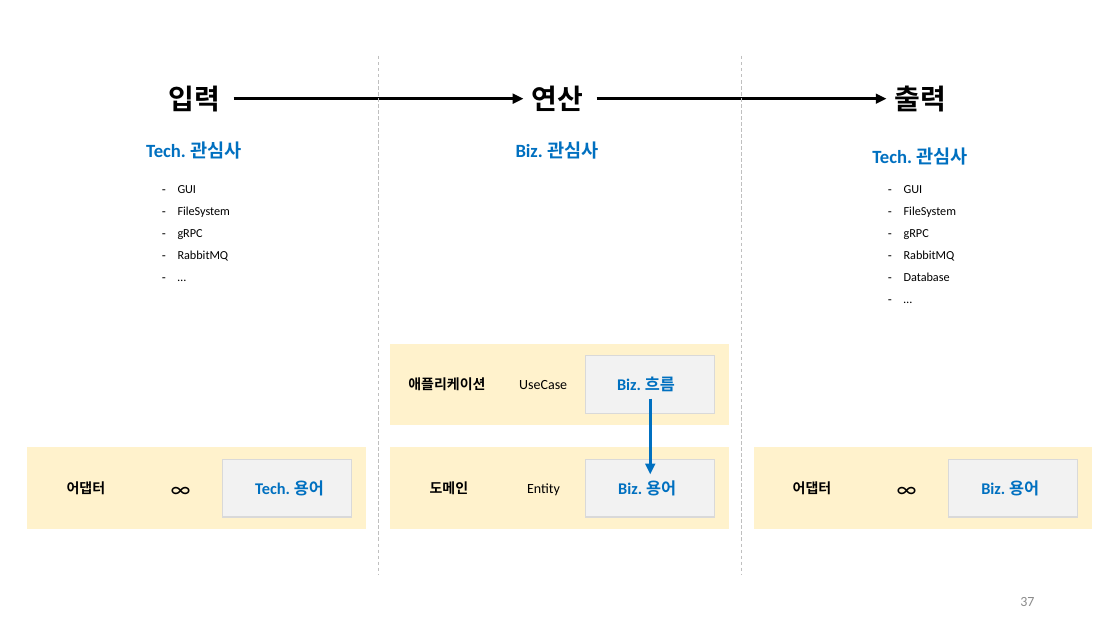
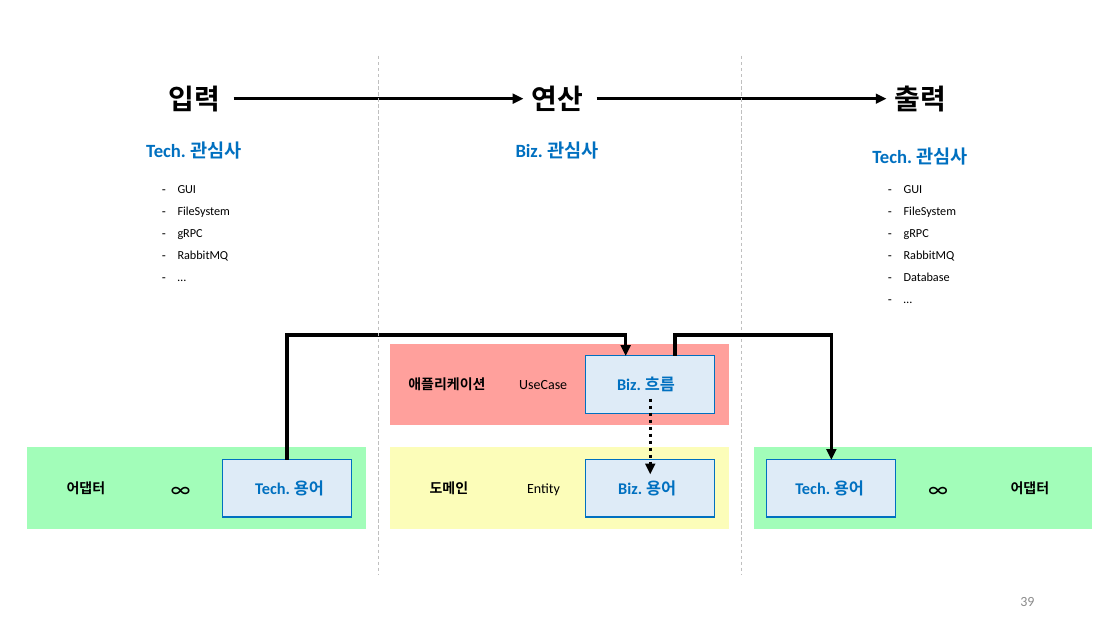
Before and after one commit to hhko/ArchDdd, a slide deck: slide 39 of README.pptx (slide 37 before the commit). Drawn at 1120x630 pixels with LibreOffice and Linux fonts; fonts in the diff are those of the drawing. Boxes give left, top, right and bottom in pixels: in the first picture for what was removed or moved away, otherwise in the second. Text is boxed around its words. In the diff, an @@ line names an element or a change of style, - is before the commit and + after.

```diff
--- a/README.pptx
+++ b/README.pptx
@@ elbow arrow added from (287, 460) to (626, 356), #000000 3 pt @@
@@ rectangle at bbox=[392, 344, 729, 425]: fill #FFF2CC to #FFA09C; outline #FFF2CC 1 pt to #FFA09C 1 pt @@
@@ elbow arrow added from (676, 356) to (832, 460), #000000 3 pt @@
@@ arrow (650, 399) - (650, 474): stroke #0070C0 3 pt to #000000 3 pt dashed @@
@@ rectangle at bbox=[28, 448, 365, 528]: fill #FFF2CC to #A2FDB9; outline #FFF2CC 1 pt to #A2FDB9 1 pt @@
@@ rectangle at bbox=[392, 448, 729, 528]: fill #FFF2CC to #FCFDB9; outline #FFF2CC 1 pt to #FCFDB9 1 pt @@
@@ rectangle at bbox=[755, 448, 1092, 528]: fill #FFF2CC to #A2FDB9; outline #FFF2CC 1 pt to #A2FDB9 1 pt @@
@@ fill #F2F2F2 to #DEEBF7; outline #D9D9D9 1 pt to #0070C0 1 pt in 4 elements at bbox=[586, 460, 715, 517], bbox=[586, 356, 715, 413], bbox=[223, 460, 352, 517], bbox=[767, 460, 897, 517] @@
@@ rectangle: place and size @@
-rectangle at bbox=[949, 460, 1079, 517]
+rectangle at bbox=[767, 460, 897, 517]
@@ text "∞": place and size @@
-text "∞" at bbox=[889, 470, 926, 507]
+text "∞" at bbox=[920, 470, 957, 507]
@@ text "어댑터": place and size @@
-text "어댑터" at bbox=[793, 481, 832, 495]
+text "어댑터" at bbox=[1011, 481, 1050, 495]
@@ text at bbox=[795, 480, 864, 496]: text changed @@
-Biz. 용어
+Tech. 용어
@@ page number at bbox=[1020, 597, 1034, 606]: text changed @@
-37
+39
```
Also in this commit, not shown: 22 other slides changed, 5 slides added, 20 other files.
